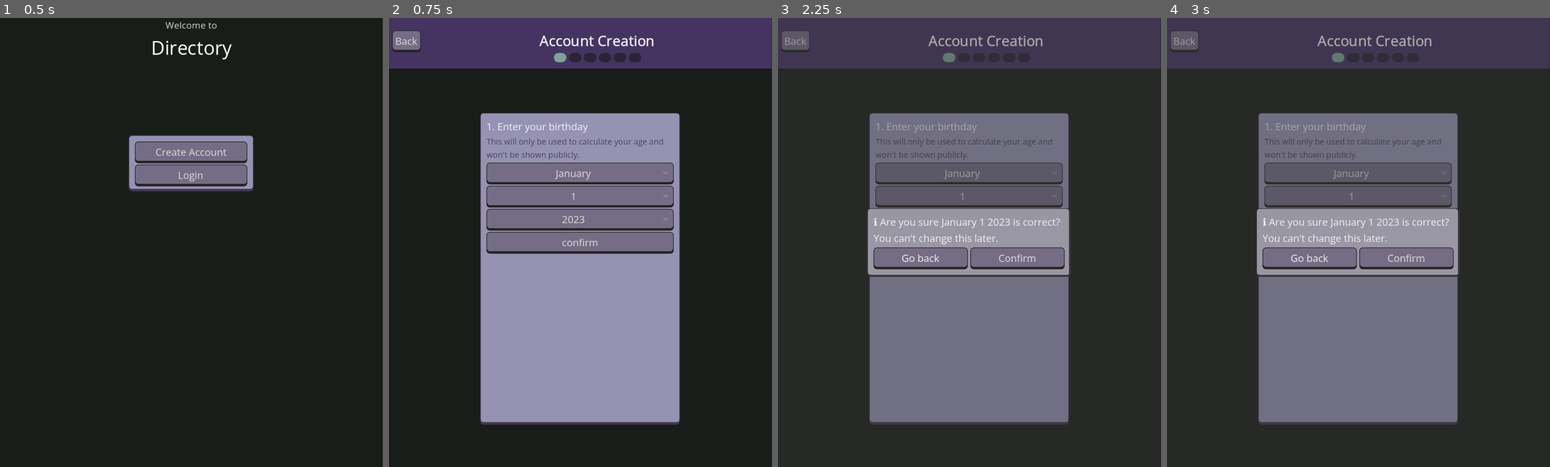
Above: before the commit, frames 1-4 (left to right).
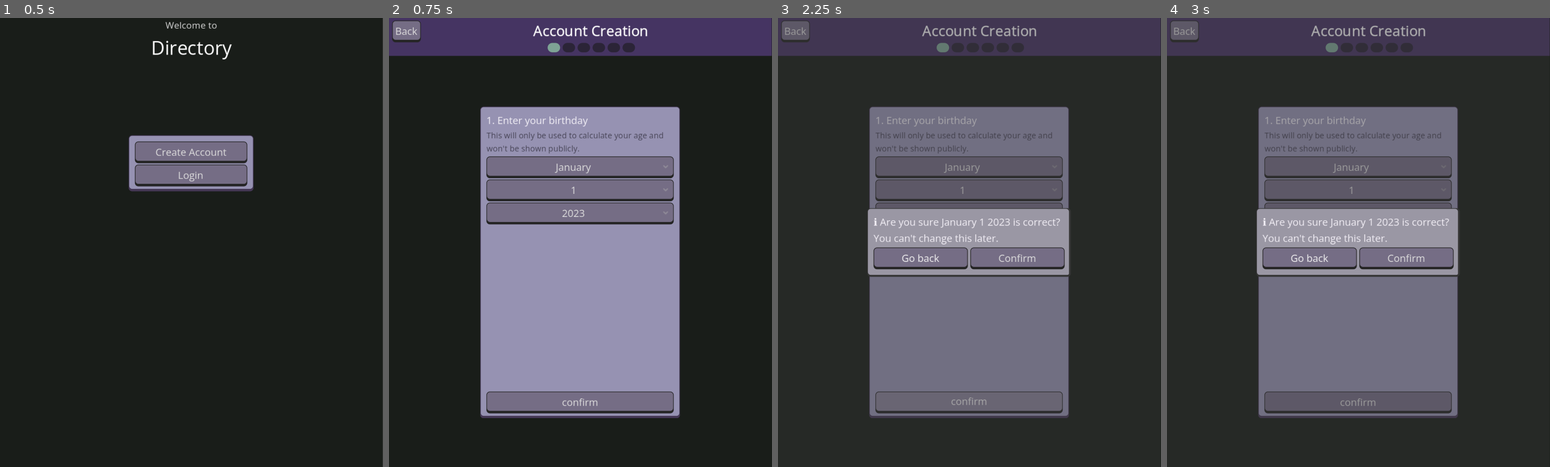
Above: after the commit, the same moments.

Repository: meet-directory/directory-app
Game: Godot game, scene res://app/login_screen/login.tscn
Same seed, same stepped clock (60 frames per second), same inputs: the game is played once before the commit and once after it.
Inputs:
- Up to frame 1 (0.5 s): no input
- Up to frame 2 (0.75 s): click "Create Account" at 0.5 s
- Up to frame 3 (2.25 s): click "Back" at 1.25 s; click "confirm" at 2 s
- Up to frame 4 (3 s): click "confirm" at 2.75 s

Frame 1 is identical in both runs. In frame 2, 15% of the frame differs, in the area x 0-100%, y 0-91%; in frame 3, 9.0%; in frame 4, 11%.
Error in both runs: Invalid access to property or key 'latitude' on a base object of type 'Nil'. (res://globals/location_service.gd:123)

Commit message:
fix logout bug, over 18 bug and improve onboarding

Diff:
--- a/app/onboarding_screen/onboarding_birthday.gd
+++ b/app/onboarding_screen/onboarding_birthday.gd
@@ -71,10 +71,10 @@
 	if cyear - year > 18:
 		return true
 
-	if cyear - year == 17:
+	if cyear - year == 18:
 		if cmonth > month:
 			return true
-		if cmonth == month:
+		elif cmonth == month:
 			if cday >= day:
 				return true
 	return false
--- a/app/onboarding_screen/onboarding_birthday.tscn
+++ b/app/onboarding_screen/onboarding_birthday.tscn
@@ -44,6 +44,7 @@
 
 [node name="MarginContainer" type="MarginContainer" parent="VBoxContainer" unique_id=1285067411]
 layout_mode = 2
+size_flags_vertical = 3
 script = SubResource("GDScript_yrwls")
 
 [node name="VBoxContainer" type="VBoxContainer" parent="VBoxContainer/MarginContainer" unique_id=84398267]
@@ -84,6 +85,7 @@
 
 [node name="ConfirmBirthdateButton" type="Button" parent="VBoxContainer/MarginContainer/VBoxContainer" unique_id=97231638]
 layout_mode = 2
+size_flags_vertical = 10
 text = "confirm"
 
 [node name="HBoxContainer" type="HFlowContainer" parent="VBoxContainer/MarginContainer" unique_id=1081868128]
--- a/app/onboarding_screen/onboarding_email.gd
+++ b/app/onboarding_screen/onboarding_email.gd
@@ -69,6 +69,7 @@
 			#Server.get_session_profile(Server.set_session_profile)
 			# TODO ensure get_profile is successful before scene change
 			# TODO if sesstion profile is not found in db, go to onboarding screen
+			Server.get_session_profile()
 			confirmed.emit()
 		#401: # Invalid login
 			#show_error_message(warn_incorrect_login)
--- a/app/onboarding_screen/onboarding_sequence.gd
+++ b/app/onboarding_screen/onboarding_sequence.gd
@@ -9,6 +9,7 @@
 @onready var scroll_container: MobileScrollContainer = %ScrollContainer
 @onready var progress_panels: HBoxContainer = %ProgressPanels
 
+var min_size = 320
 
 var onboarding_data:Dictionary
 
@@ -27,6 +28,20 @@
 	_step_done()
 	if Server.session_profile:
 		_resume_onboarding()
+	_adjust_size()
+
+func _adjust_size() -> void:
+	await get_tree().process_frame
+	var screen_size = Constants.get_screen_size()
+	var content_size = underlay.size
+	scroll_container.custom_minimum_size.y = min(screen_size.y * 0.85, content_size.y)
+
+	if screen_size.x < min_size:
+		scroll_container.custom_minimum_size.x = screen_size.x
+	else:
+		scroll_container.custom_minimum_size.x = min_size
+
+
 
 func _step_done():
 	for node in underlay.get_children():
@@ -40,8 +55,10 @@
 	next_scene.onboarding_data = onboarding_data
 	underlay.add_child(next_scene)
 	scroll_container.update()
-	Server.set_onboard_step(index, func (_x, _y): return)
+	if Server.session_profile:
+		Server.set_onboard_step(index, func (_x, _y): return)
 	index += 1
+	_adjust_size()
 
 func _mark_step_complete(step_index:int) -> void:
 	(progress_panels.get_child(step_index) as Panel).add_theme_stylebox_override('panel', progress_panel_complete)
@@ -68,7 +85,7 @@
 	if index < 3:
 		var conf:ConfirmationPopup = App.show_conf_popup("Cancel Account Creation?", "No", "Yes")
 		conf.confirm_pressed.connect(_account_canceled)
-	elif index == 3:
+	elif index >= 3:
 		var conf:ConfirmationPopup = App.show_conf_popup("Return to login screen?", "No", "Yes")
 		conf.confirm_pressed.connect(_account_canceled)
 
--- a/app/onboarding_screen/onboarding_sequence.tscn
+++ b/app/onboarding_screen/onboarding_sequence.tscn
@@ -76,8 +76,9 @@
 [node name="MarginContainer" type="MarginContainer" parent="VBoxContainer/MarginContainer" unique_id=1510189500]
 layout_mode = 2
 theme_override_constants/margin_left = 5
-theme_override_constants/margin_top = 20
-theme_override_constants/margin_bottom = 10
+theme_override_constants/margin_top = 4
+theme_override_constants/margin_right = 20
+theme_override_constants/margin_bottom = 6
 
 [node name="HFlowContainer" type="HFlowContainer" parent="VBoxContainer/MarginContainer/MarginContainer" unique_id=1323976574]
 layout_mode = 2
@@ -124,7 +125,6 @@
 theme_override_styles/panel = SubResource("StyleBoxFlat_2dlfw")
 
 [node name="VirtualKeyboardAdjuster" type="MarginContainer" parent="VBoxContainer" unique_id=775903173]
-custom_minimum_size = Vector2(500, 500)
 layout_mode = 2
 size_flags_horizontal = 4
 size_flags_vertical = 6
@@ -133,8 +133,10 @@
 
 [node name="ScrollContainer" type="ScrollContainer" parent="VBoxContainer/VirtualKeyboardAdjuster" unique_id=317881614]
 unique_name_in_owner = true
+custom_minimum_size = Vector2(500, 500)
 layout_mode = 2
-size_flags_vertical = 3
+size_flags_horizontal = 4
+size_flags_vertical = 6
 horizontal_scroll_mode = 0
 vertical_scroll_mode = 3
 script = ExtResource("8_qcmpg")
--- a/app/onboarding_screen/virtual_keyboard_adjuster.gd
+++ b/app/onboarding_screen/virtual_keyboard_adjuster.gd
@@ -1,10 +1,12 @@
 extends VirtualKeyboardAdjuster
 
-var min_size = 320
-
-func _ready() -> void:
-	var screen_size = Constants.get_screen_size()
-	if screen_size.x < min_size:
-		custom_minimum_size.x = screen_size.x
-	else:
-		custom_minimum_size.x = min_size
+#var min_size = 320
+#
+#func _ready() -> void:
+	#var screen_size = Constants.get_screen_size()
+	#custom_minimum_size.y = screen_size.y * 0.7
+	#if screen_size.x < min_size:
+		#custom_minimum_size.x = screen_size.x
+	#else:
+		#custom_minimum_size.x = min_size
+	#
--- a/globals/constants.gd
+++ b/globals/constants.gd
@@ -25,7 +25,8 @@
 const PROFILE_VIEWER_MIN_SIZE = Vector2(300, 500)
 const MAX_TAG_NAME_LENGTH = 50
 const TAG_ALLOWED_CHARS:String = 'abcdefghijklmnopqrstuvwxyz-'
-const MIN_REQUIRED_PROFILE_TAGS = 5
+const MIN_REQUIRED_PROFILE_TAGS = 0
+const PIC_RATIO = 1
 
 const TEST_USER = 't'
 const TEST_PASS = 't'
--- a/globals/token_storage.gd
+++ b/globals/token_storage.gd
@@ -84,6 +84,7 @@
 func clear_access_token() -> void:
 	_access_token = ''
 	DirAccess.remove_absolute(ACCESS_TOKEN_PATH)
+	DirAccess.remove_absolute(REFRESH_TOKEN_PATH)
 
 func get_access_token() -> String:
 	return _access_token
